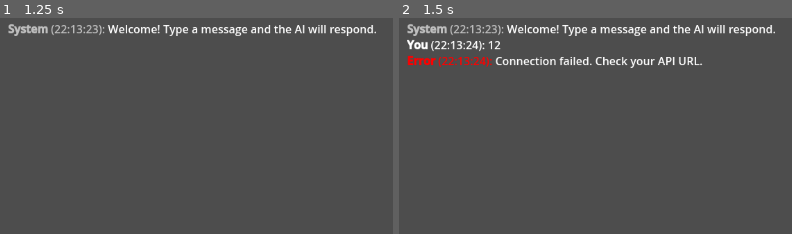
Above: before the commit, frames 1-2 (left to right).
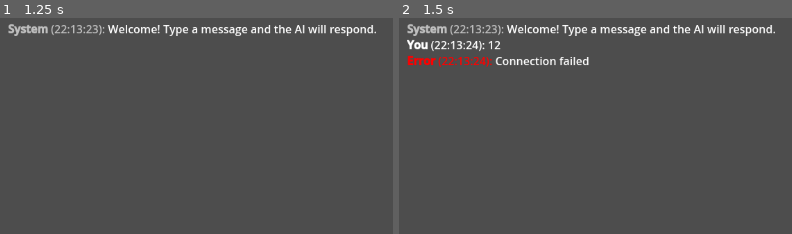
Above: after the commit, the same moments.

Repository: Varreaux/take-two-game-for-internship
Game: Godot game, scene res://main.tscn
Same seed, same stepped clock (60 frames per second), same inputs: the game is played once before the commit and once after it.
Inputs (mouse positions are % of the whole screen's width and height, from its top left):
- Up to frame 1 (1.25 s): click (48, 96) at 0.52 s; type "12" at 0.6 s
- Up to frame 2 (1.5 s): click "Send" at 1.25 s
The pictures show only the part of the screen within x 0-50%, y 0-50%; the shares and areas given below are measured in that part.

Frame 1 is identical in both runs. In frame 2, 0.5% of the frame differs, in the area x 48-78%, y 18-24%.

Commit message:
chat bot working. last commit before adding robot

Diff:
--- a/scripts/ai_client.gd
+++ b/scripts/ai_client.gd
@@ -1,7 +1,6 @@
 extends Node
 
-# AI Client Script - Handles communication with Hugging Face API
-# This script manages HTTP requests to your FastAPI backend
+# AI Client - Handles API communication with the backend
 
 signal response_received(text: String)
 signal error_occurred(message: String)
@@ -9,91 +8,49 @@
 
 @onready var http_request: HTTPRequest = HTTPRequest.new()
 
-# IMPORTANT: Replace this with your Hugging Face Space URL once deployed
-# Docker Spaces MUST use .hf.space domain for direct API access
 var api_url: String = "https://varreaux-godot-ai-game.hf.space/"
-
 var is_first_request: bool = true
 
 func _ready():
-	# Add HTTPRequest node as child
 	add_child(http_request)
-	# Connect the signal that fires when request completes
 	http_request.request_completed.connect(_on_request_completed)
-	# Enable use_threads for better web compatibility
 	http_request.use_threads = true
 
-# Called when you want to send a message to the AI
 func send_message(prompt: String) -> void:
 	if prompt.is_empty():
 		return
 
-	# Emit loading state
 	if is_first_request:
-		loading_state_changed.emit(true, "AI is waking up... 😴 This may take 30-90 seconds (first time)")
+		loading_state_changed.emit(true, "AI is waking up... 😴 This may take 30-90 seconds")
 		is_first_request = false
 	else:
 		loading_state_changed.emit(true, "AI is thinking... 🧠")
 
-	# Create JSON payload
-	var payload = {
-		"prompt": prompt
-	}
-
-	var json_string = JSON.stringify(payload)
-
-	# Debug: print what we're sending
-	print("Sending request to: ", api_url)
-	print("Payload: ", json_string)
-
-	# Use GET with 'msg' parameter (Hugging Face Spaces POST limitation workaround)
-	var url_with_param = api_url + "?msg=" + prompt.uri_encode()
-
-	# Set up headers
-	var headers = [
-		"Content-Type: application/json"
-	]
-
-	# Make the GET request
-	var error = http_request.request(url_with_param, headers, HTTPClient.METHOD_GET)
+	var url = api_url + "?msg=" + prompt.uri_encode()
+	var headers = ["Content-Type: application/json"]
+	var error = http_request.request(url, headers, HTTPClient.METHOD_GET)
 
 	if error != OK:
 		loading_state_changed.emit(false, "")
-		var error_msg = "Failed to send request. Error code: " + str(error)
-		print("HTTPRequest error: ", error_msg)
-		error_occurred.emit(error_msg)
+		error_occurred.emit("Failed to send request")
 
-# Called when HTTP request completes
 func _on_request_completed(result: int, response_code: int, _headers: PackedStringArray, body: PackedByteArray) -> void:
 	loading_state_changed.emit(false, "")
 
-	# Debug: print response info
-	print("Request completed. Result: ", result, " Response code: ", response_code)
-	print("Response body: ", body.get_string_from_utf8())
-
-	# Check for HTTP errors
 	if response_code != 200:
 		var error_msg = "Server error (Code: %d)" % response_code
 		if response_code == 0:
-			error_msg = "Connection failed. Check your API URL."
-		print("Error response: ", error_msg)
+			error_msg = "Connection failed"
 		error_occurred.emit(error_msg)
 		return
 
-	# Parse JSON response
 	var json = JSON.new()
-	var parse_result = json.parse(body.get_string_from_utf8())
-
-	if parse_result != OK:
+	if json.parse(body.get_string_from_utf8()) != OK:
 		error_occurred.emit("Failed to parse response")
 		return
 
 	var response = json.data
-
-	# Extract the generated text
-	# Adjust this key based on what your FastAPI endpoint returns
-	if response.has("response") or response.has("text") or response.has("generated_text"):
-		var generated_text = response.get("response", response.get("text", response.get("generated_text", "")))
-		response_received.emit(generated_text)
+	if response.has("response"):
+		response_received.emit(response["response"])
 	else:
-		error_occurred.emit("Unexpected response format: " + str(response))
+		error_occurred.emit("Unexpected response format")
--- a/scripts/main.gd
+++ b/scripts/main.gd
@@ -1,7 +1,6 @@
 extends Control
 
-# Main UI Controller
-# This script handles the UI and connects to the AI client
+# Main UI - Chat interface controller
 
 @onready var chat_display: RichTextLabel = $VBoxContainer/ChatDisplay
 @onready var input_field: LineEdit = $VBoxContainer/HBoxContainer/InputField
@@ -10,80 +9,52 @@
 @onready var ai_client: Node = $AIClient
 
 func _ready():
-	# Connect AI client signals
 	ai_client.response_received.connect(_on_response_received)
 	ai_client.error_occurred.connect(_on_error_occurred)
 	ai_client.loading_state_changed.connect(_on_loading_state_changed)
 
-	# Connect send button
-	send_button.pressed.connect(_on_send_button_pressed)
+	send_button.pressed.connect(send_message)
+	input_field.text_submitted.connect(func(_text): send_message())
 
-	# Allow Enter key to send
-	input_field.text_submitted.connect(_on_input_submitted)
-
-	# Initialize UI
 	loading_label.visible = false
-	loading_label.text = ""
-
-	# Add welcome message
 	add_message_to_chat("System", "Welcome! Type a message and the AI will respond.", Color.GRAY)
-
-func _on_send_button_pressed() -> void:
-	send_message()
-
-func _on_input_submitted(_text: String) -> void:
-	send_message()
 
 func send_message() -> void:
 	var message = input_field.text.strip_edges()
 	if message.is_empty():
 		return
 
-	# Add player message to chat
 	add_message_to_chat("You", message, Color.WHITE)
-
-	# Clear input
 	input_field.text = ""
-
-	# Disable UI while waiting
 	input_field.editable = false
 	send_button.disabled = true
 
-	# Send to AI
 	ai_client.send_message(message)
 
 func _on_response_received(text: String) -> void:
-	# Add AI response to chat
 	add_message_to_chat("AI", text, Color.CYAN)
-
-	# Re-enable UI
-	input_field.editable = true
-	send_button.disabled = false
-	input_field.grab_focus()
+	_enable_ui()
 
 func _on_error_occurred(message: String) -> void:
-	# Show error
 	add_message_to_chat("Error", message, Color.RED)
-
-	# Re-enable UI
-	input_field.editable = true
-	send_button.disabled = false
-	input_field.grab_focus()
+	_enable_ui()
 
 func _on_loading_state_changed(is_loading: bool, message: String) -> void:
 	loading_label.visible = is_loading
 	loading_label.text = message
 
+func _enable_ui() -> void:
+	input_field.editable = true
+	send_button.disabled = false
+	input_field.grab_focus()
+
 func add_message_to_chat(sender: String, message: String, color: Color) -> void:
-	var timestamp = Time.get_datetime_dict_from_system()
-	var time_str = "%02d:%02d:%02d" % [timestamp.hour, timestamp.minute, timestamp.second]
+	var time = Time.get_datetime_dict_from_system()
+	var time_str = "%02d:%02d:%02d" % [time.hour, time.minute, time.second]
+	var color_hex = "#" + color.to_html(false)
 
-	var color_hex = "#" + color.to_html(false)
-	var formatted_message = "[color=%s][b]%s[/b] (%s):[/color] %s\n" % [color_hex, sender, time_str, message]
+	chat_display.text += "[color=%s][b]%s[/b] (%s):[/color] %s\n" % [color_hex, sender, time_str, message]
 
-	chat_display.text += formatted_message
-
-	# Auto-scroll to bottom
 	await get_tree().process_frame
 	var scrollbar = chat_display.get_v_scroll_bar()
 	if scrollbar:
Not shown, changed: backend/requirements.txt
Not shown, removed: FIND_URL.md
Not shown, removed: QUICK_START.md
Not shown, removed: SETUP_GUIDE.md
Not shown, removed: STEP_BY_STEP.md
Not shown, removed: TEST_URLS.md
Not shown, changed: backend/app.py
